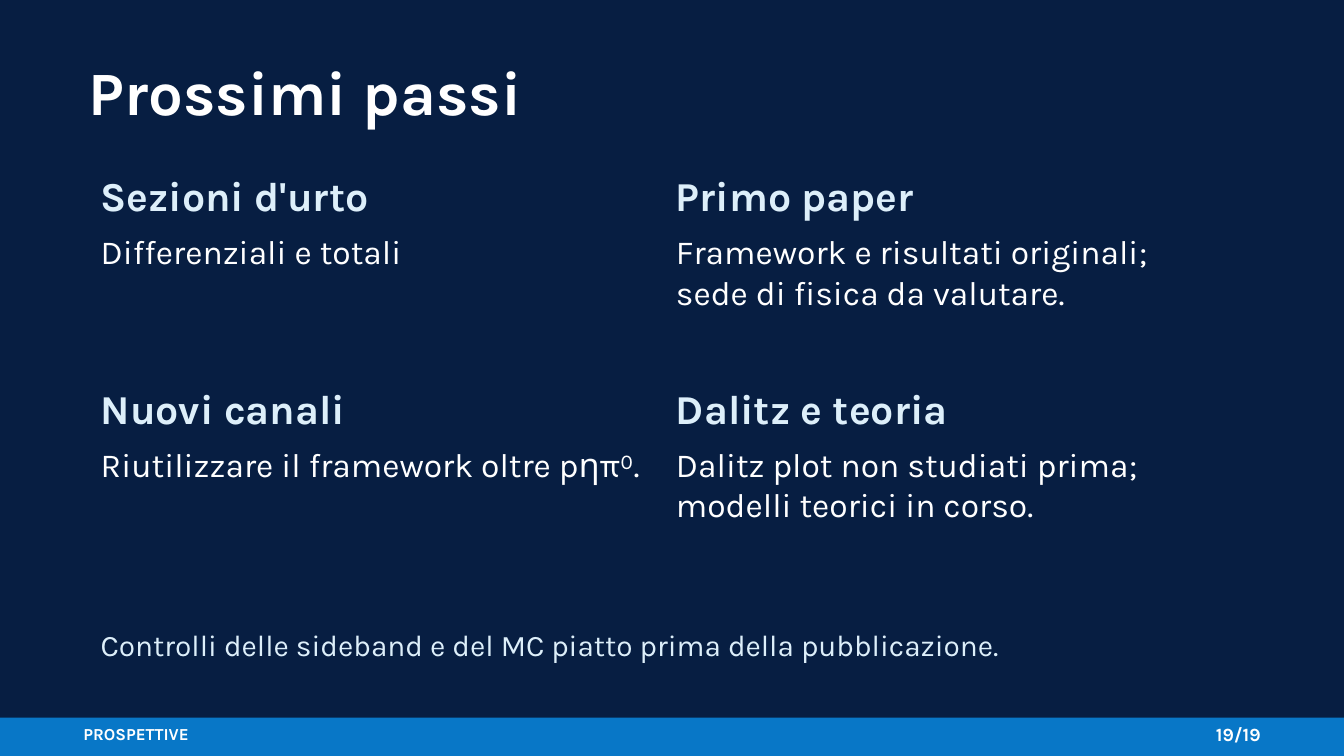
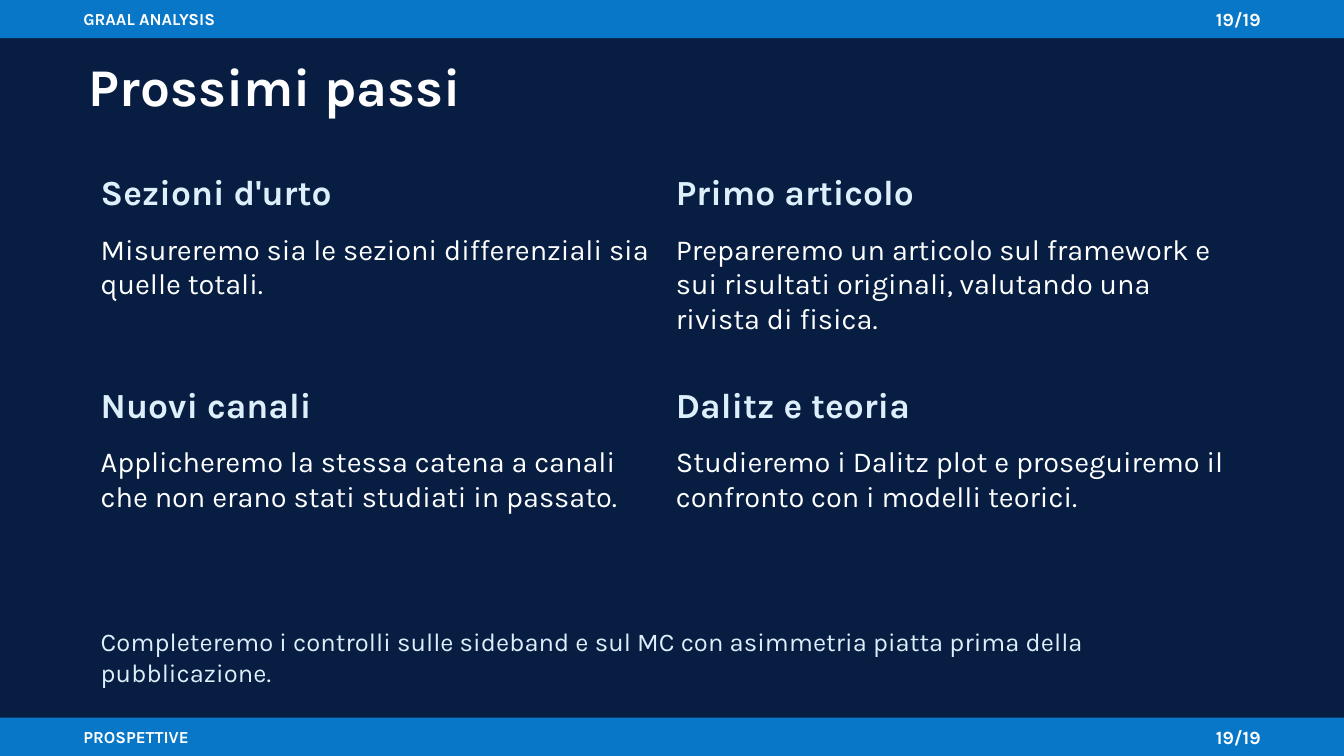
Before and after one commit to AntoninoFulci/GRAAL_Analysis, a slide deck: slide 19 of presentations/graal_analysis_framework_asimmetrie.pptx. Drawn at 1344x756 pixels with LibreOffice and Linux fonts; fonts in the diff are those of the drawing. Boxes give left, top, right and bottom in pixels: in the first picture for what was removed or moved away, otherwise in the second. Text is boxed around its words. In the diff, an @@ line names an element or a change of style, - is before the commit and + after.

Commit message:
docs: polish GRAAL presentation typography and copy

```diff
--- a/presentations/graal_analysis_framework_asimmetrie.pptx
+++ b/presentations/graal_analysis_framework_asimmetrie.pptx
@@ rectangle added at (0,0,1344,38), fill #0877C7 @@
@@ text added at (83,14,215,26), 9 pt, text #FFFFFF, bold @@
+GRAAL ANALYSIS
@@ text added at (1216,12,1261,28), 10 pt, text #FFFFFF, bold @@
+19/19
@@ text "Prossimi passi" at (89,68,462,119): size 33 to 28.4 pt @@
@@ text at (676,180,914,206): text changed; size 22 to 18.9 pt @@
-Primo paper
+Primo articolo
@@ text at (101,240,649,301): text changed; size 18 to 15.5 pt @@
-Differenziali e totali
+Misureremo sia le sezioni differenziali sia quelle totali.
@@ text at (676,240,1210,330): text changed; size 18 to 15.5 pt @@
-Framework e risultati originali; sede di fisica da valutare.
+Prepareremo un articolo sul framework e sui risultati originali, valutando una rivista di fisica.
@@ size 22 to 18.9 pt in 3 elements at (101,180,332,206), (101,393,311,419), (676,393,910,419) @@
@@ text at (101,452,617,514): text changed; size 18 to 15.5 pt @@
-Riutilizzare il framework oltre pηπ⁰.
+Applicheremo la stessa catena a canali che non erano stati studiati in passato.
@@ text at (676,452,1224,508): text changed; size 18 to 15.5 pt @@
-Dalitz plot non studiati prima; modelli teorici in corso.
+Studieremo i Dalitz plot e proseguiremo il confronto con i modelli teorici.
@@ text at (101,633,1083,688): text changed; size 16 to 13.8 pt @@
-Controlli delle sideband e del MC piatto prima della pubblicazione.
+Completeremo i controlli sulle sideband e sul MC con asimmetria piatta prima della pubblicazione.
@@ text "PROSPETTIVE" at (83,732,188,744): vertical alignment top to middle @@
@@ text "19/19" at (1216,730,1261,746): vertical alignment top to middle @@
```
Also in this commit, not shown: 18 other slides changed, 2 other files.
